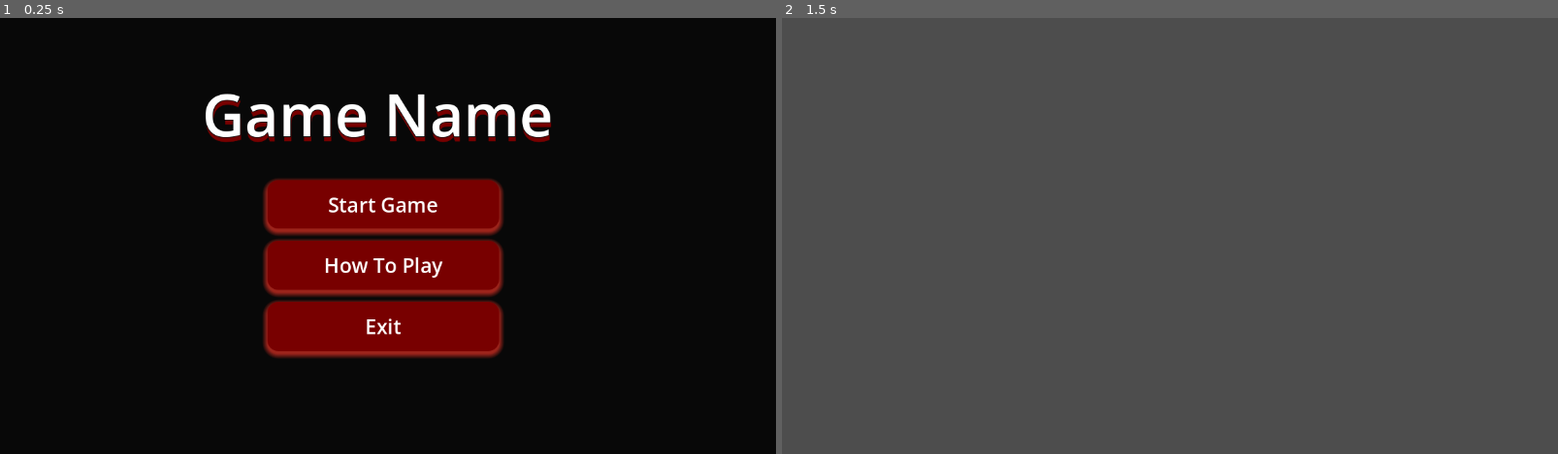
Above: before the commit, frames 1-2 (left to right).
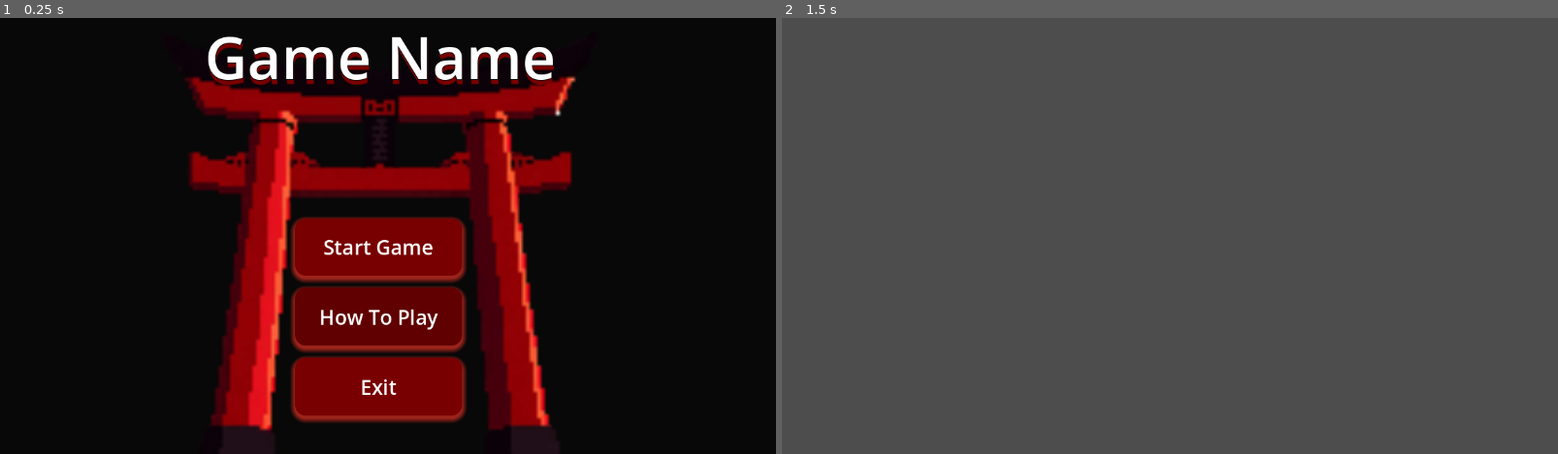
Above: after the commit, the same moments.

Repository: LukeKacprowski/Knight-Hacks-VIII-Project
Game: Godot game, scene res://Scenes/main.tscn
Same seed, same stepped clock (60 frames per second), same inputs: the game is played once before the commit and once after it.
Inputs:
- Up to frame 1 (0.25 s): no input
- Up to frame 2 (1.5 s): click "Start Game" at 0.5 s; tap Enter at 1.25 s

The runs differ from the first frame. In frame 1, 27% of the frame differs, in the area x 23-75%, y 4-100%; in frame 2, nothing differs.

Commit message:
Add new main menu sprite and update layout
Added 'pixellab-remove-the-person--1761392256343.png' as a Sprite2D to the main menu scene and updated node offsets for improved layout. This enhances the visual appearance of the main menu.

Diff:
--- a/Scenes/main_menu.tscn
+++ b/Scenes/main_menu.tscn
@@ -1,6 +1,7 @@
-[gd_scene load_steps=7 format=3 uid="uid://2jv37ruge78"]
+[gd_scene load_steps=8 format=3 uid="uid://2jv37ruge78"]
 
 [ext_resource type="Script" uid="uid://ywrcdxeq26xb" path="res://Scripts/main_menu.gd" id="1_28flt"]
+[ext_resource type="Texture2D" uid="uid://c0rkwb7vi4nch" path="res://Assets/ui/main_menu/pixellab-remove-the-person--1761392256343.png" id="2_48xlc"]
 
 [sub_resource type="StyleBoxFlat" id="StyleBoxFlat_28flt"]
 bg_color = Color(0.031654898, 0.0316549, 0.03165488, 1)
@@ -62,6 +63,11 @@
 grow_vertical = 2
 theme_override_styles/panel = SubResource("StyleBoxFlat_28flt")
 
+[node name="PixellabRemoveThePerson1761392256343" type="Sprite2D" parent="Panel"]
+position = Vector2(574.00006, 353.06247)
+scale = Vector2(5.561524, 5.561524)
+texture = ExtResource("2_48xlc")
+
 [node name="VBoxContainer" type="VBoxContainer" parent="."]
 layout_mode = 1
 anchors_preset = 8
@@ -69,10 +75,10 @@
 anchor_top = 0.5
 anchor_right = 0.5
 anchor_bottom = 0.5
-offset_left = -179.0
-offset_top = -83.0
-offset_right = 165.0
-offset_bottom = 171.0
+offset_left = -138.0
+offset_top = -26.0
+offset_right = 110.0
+offset_bottom = 267.60922
 grow_horizontal = 2
 grow_vertical = 2
 theme_override_constants/separation = 18
@@ -131,10 +137,10 @@
 anchor_top = 0.5
 anchor_right = 0.5
 anchor_bottom = 0.5
-offset_left = -492.0
-offset_top = -248.0
+offset_left = -485.0
+offset_top = -340.0
 offset_right = 486.0
-offset_bottom = -114.0
+offset_bottom = -193.0
 grow_horizontal = 2
 grow_vertical = 2
 theme_override_colors/font_shadow_color = Color(0.47058824, 0, 0, 1)
Binary file added: Assets/ui/main_menu/pixellab-remove-the-person--1761392256343.png
Not shown, added: Assets/ui/main_menu/pixellab-remove-the-person--1761392256343.png.import
